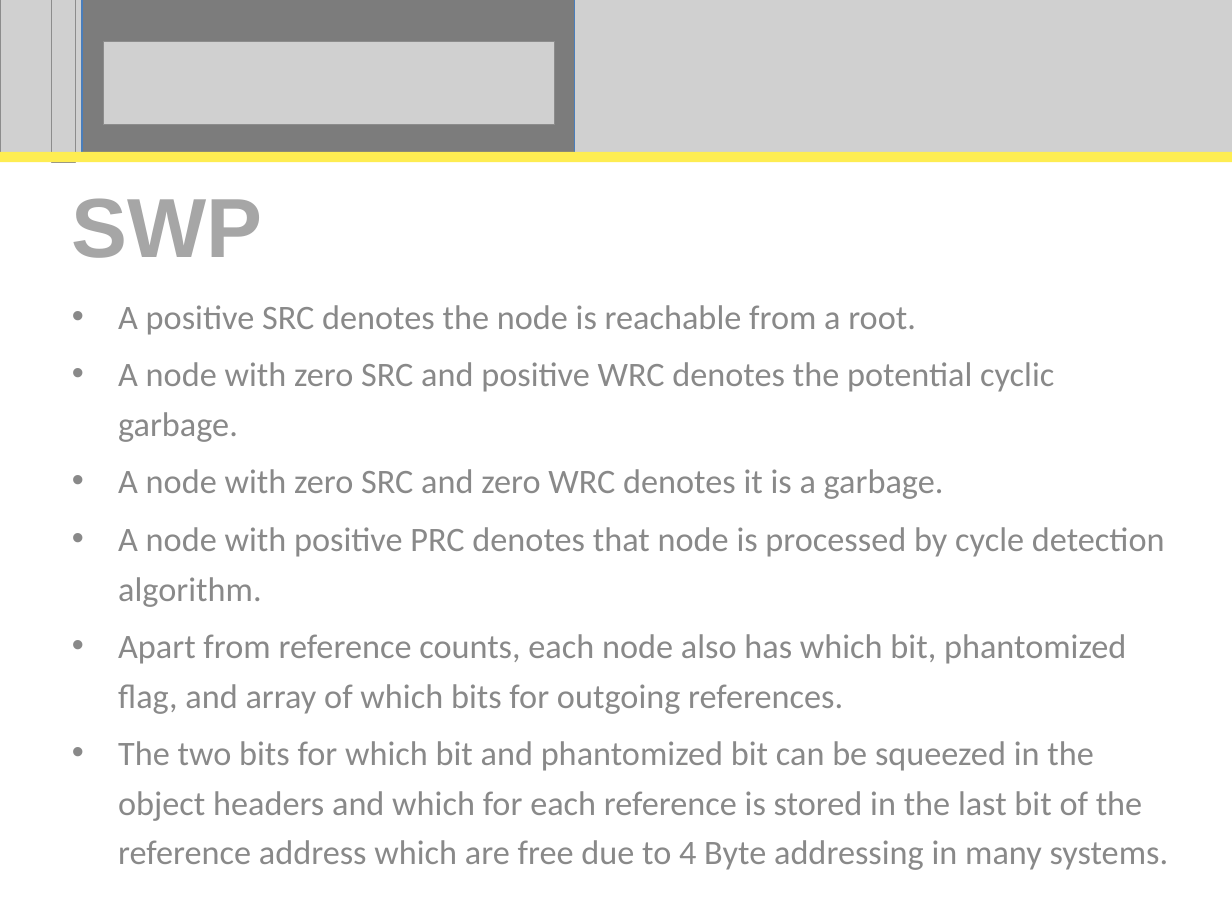
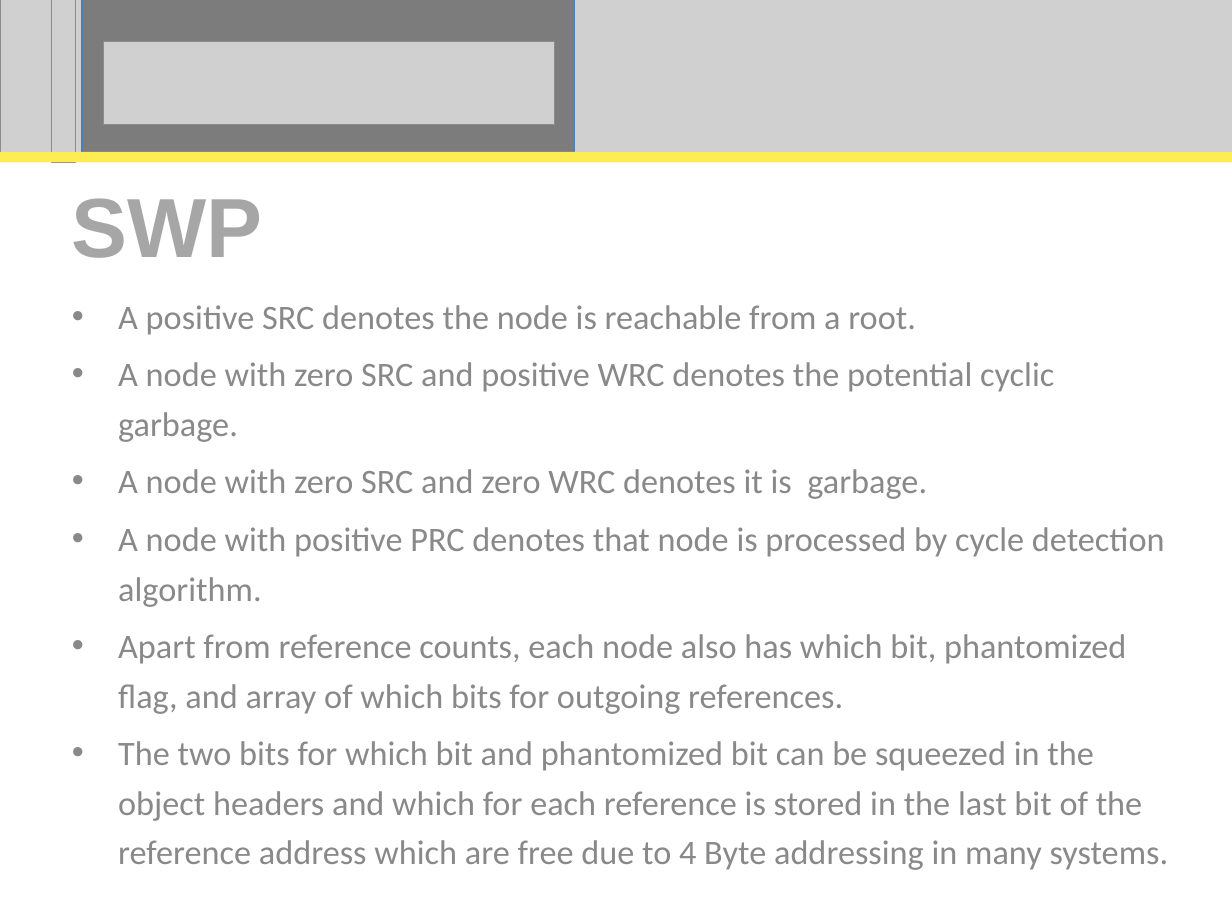
Before and after one commit to perpetualcoder/thesis, a slide deck: slide 28 of thesis-writing/thesisppt/Proposal.ppt. Drawn at 1232x924 pixels with LibreOffice and Linux fonts; fonts in the diff are those of the drawing; grey boxes stand for pictures. Boxes give left, top, right and bottom in pixels: in the first picture for what was removed or moved away, otherwise in the second. Text is boxed around its words. In the diff, an @@ line names an element or a change of style, - is before the commit and + after.

```diff
--- a/thesis-writing/thesisppt/Proposal.ppt
+++ b/thesis-writing/thesisppt/Proposal.ppt
@@ subtitle at <box>118,469,927,499</box>: text changed @@
-• A node with zero SRC and zero WRC denotes it is a garbage.
+• A node with zero SRC and zero WRC denotes it is garbage.
```
Also in this commit, not shown: 6 other slides changed.
